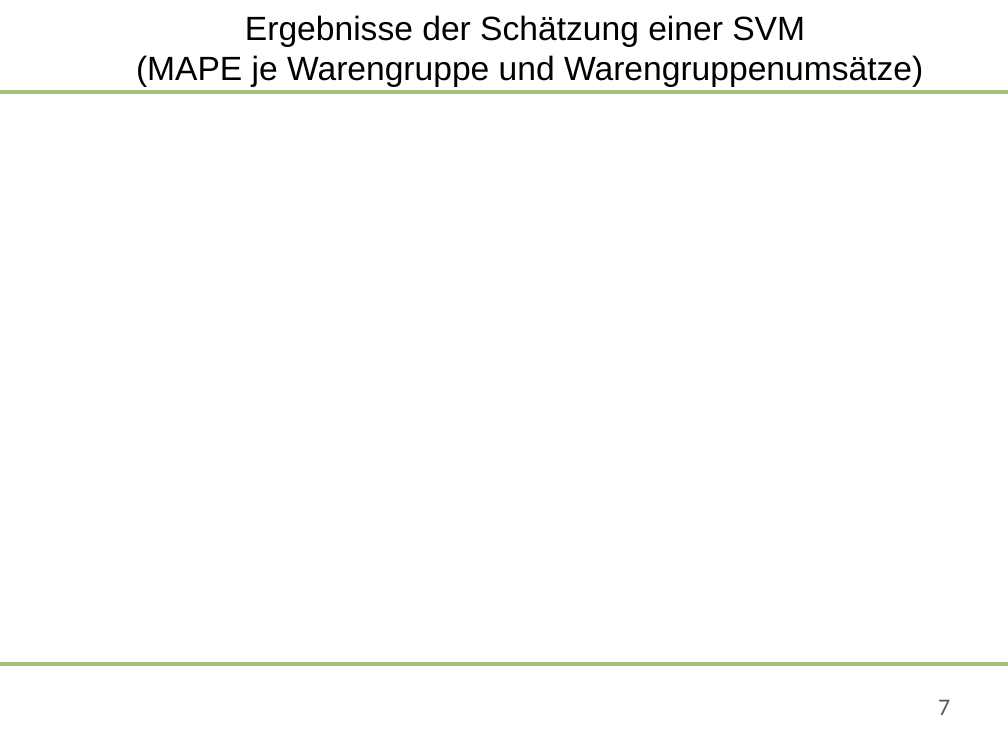
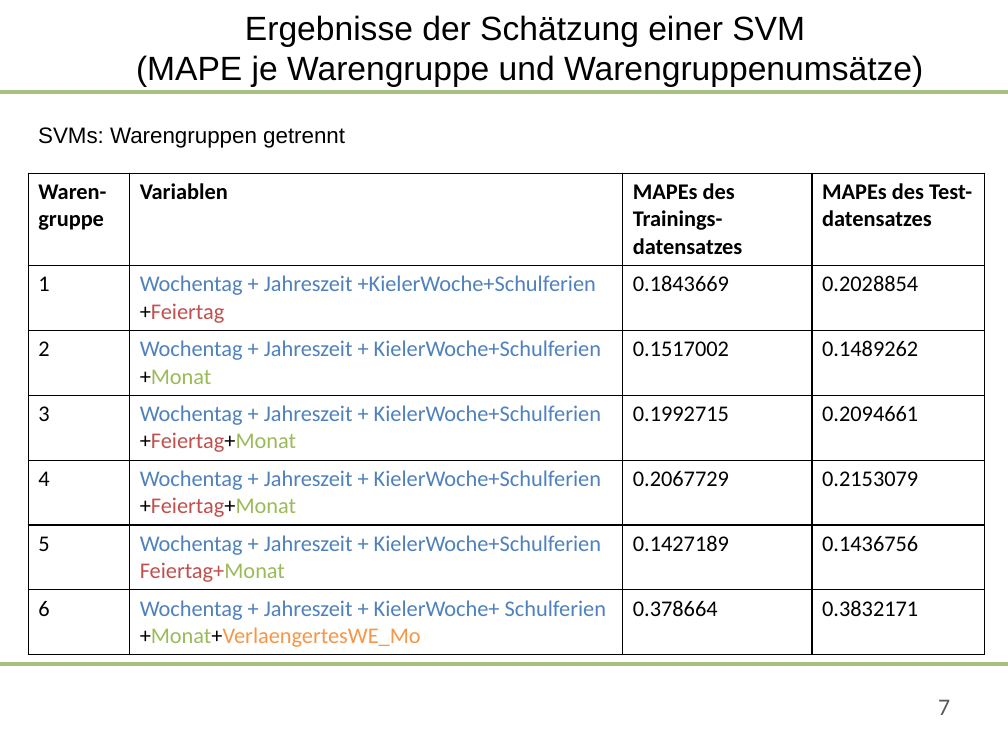
Before and after one commit to saludwig26/Data-science-Team-5-1, a slide deck: slide 7 of 09-06-2020-Präsentation_Team 5.pptx. Drawn at 1008x756 pixels with LibreOffice and Linux fonts; fonts in the diff are those of the drawing; background and template pictures are left out. Boxes give left, top, right and bottom in pixels: in the first picture for what was removed or moved away, otherwise in the second. Text is boxed around its words. In the diff, an @@ line names an element or a change of style, - is before the commit and + after.

Commit message:
MAPE SVMs eingefügt

```diff
--- a/09-06-2020-Präsentation_Team 5.pptx
+++ b/09-06-2020-Präsentation_Team 5.pptx
@@ text added at [38,127,345,148], 16 pt, text #000000 @@
+  SVMs: Warengruppen getrennt
@@ table added at [28,173,985,651], 7 rows, 4 columns @@
+Waren-gruppe | Variablen | MAPEs des Trainings-datensatzes | MAPEs des Test-datensatzes
+1 | Wochentag + Jahreszeit +KielerWoche+Schulferien / +Feiertag | 0.1843669 | 0.2028854
+2 | Wochentag + Jahreszeit + KielerWoche+Schulferien / +Monat | 0.1517002 | 0.1489262
+3 | Wochentag + Jahreszeit + KielerWoche+Schulferien / +Feiertag+Monat | 0.1992715 | 0.2094661
+4 | Wochentag + Jahreszeit + KielerWoche+Schulferien / +Feiertag+Monat | 0.2067729 | 0.2153079
+5 | Wochentag + Jahreszeit + KielerWoche+Schulferien Feiertag+Monat | 0.1427189 | 0.1436756
+6 | Wochentag + Jahreszeit + KielerWoche+ Schulferien / +Monat+VerlaengertesWE_Mo | 0.378664 | 0.3832171
```
